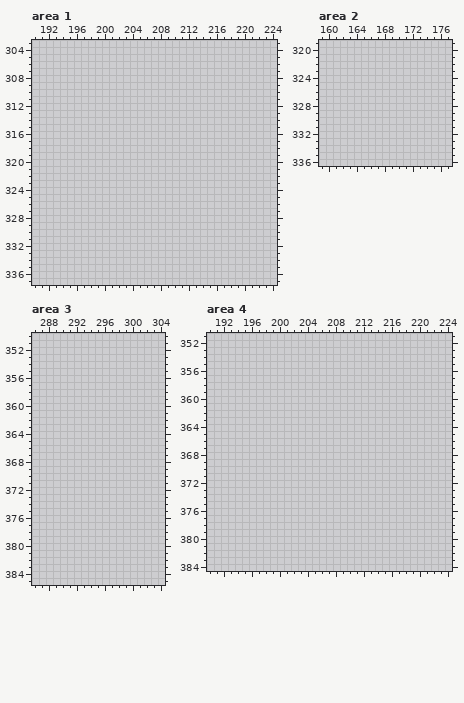
Two versions of one pixel-art file, src/concept/sprite/decor.aseprite. Above is the file before it was changed.
512x512 pixels, 1 frame. Colours within 5 levels of each other are drawn and written as one. Shown: area 1: x 190..224, y 303..337; area 2: x 159..177, y 319..336; area 3: x 286..304, y 350..385; area 4: x 190..224, y 351..384. The commit also changed other parts of the picture, which this record leaves out.
Palette (. is transparent): 
Once edited:
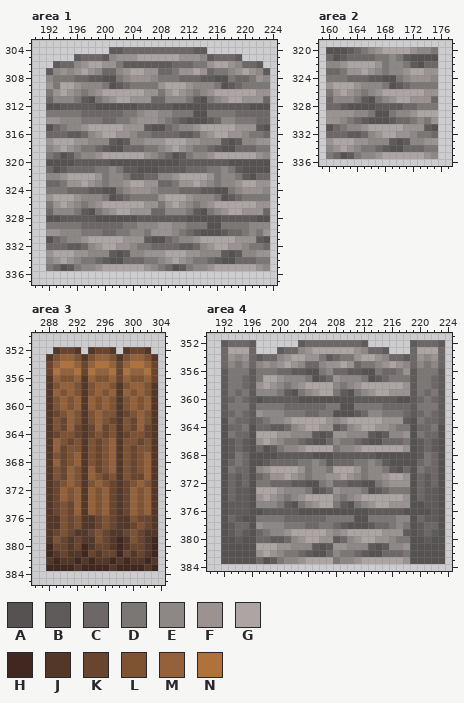
Colours new in this view: A #565252  B #605b5b  C #6d6867  D #7b7775  E #8d8786  F #9b9391  G #ada5a4  H #402820  J #533728  K #69452f  L #7d5334  M #94613a  N #b0723c
The edit:
Changed rows in their new state; - is an unchanged pixel.
Area 1, layer "Layer 1":
first column x 192:
304 ---------BBCCCCCCCCCCBB---------
305 ----BCCCBEFFFGGGGGGFFFEBCCCB----
306 -BCCEFGGFFDBBBBBBBCCCDDFGGFECCB-
307 BEFEFGFECCEFGGFFCCDFFGFCDDEFGFEB
308 EDDDCCBBAADEFFFEDDDCCCBBAADCCDFE
309 FDGGFEEEDABCDDDDFGGGFEEEDABCDDDD
310 DFGFEDEFGGGGGGFFDFGFEDEFGGGGGGFF
311 CEEEDBADEFGGFFFCCEEEDBADEFGGFFFC
312 AABBBBBAAAAAABBBBBAAAAABBBBBBAAA
313 DDDDDCCCCCCDDEFFEEDDDAADDDDCCCCC
314 FFEEEDDDCCDDEFFFEDCBAAABCEEDDDCC
315 ACDEEFGGGGGFFFBAACDEEFGGGGGFFFBA
316 CCCBBCEFGGFFEDDCCCCBBCEFGGFFEDDC
317 FGGGFFEEEBABEEFFFGGGFFEEEBABEEFF
318 EFGFEDDCBAACCCDDEFGFEDDCBAACCCDD
319 DCABDEEFGGGGGGFEDCABDEEFGGGGGGFE
320 AAAABBBBBAAAAAAAAAABBBBBBBAAAAAA
321 CABCCCCDDEDBBAAABBBBCCCDDEDBAAAA
322 EEFGGGGFDEEDBBCCEEFGGGGFDEEDBACC
323 CCDFFGFEDEEFGGFFCCDFFGFEDEEFGGFF
324 DDDCCCBBAADEFFFEDDDCCCBBAADEFFFE
325 FGGGFEEEDABCDDDDFGGGFEEEDABCDDDD
326 DFGFEDEFGGGGGGFFDFGFEDEFGGGGGGFF
327 CEEEDBADEFGGFFFCCEEEDBADEFGGFFFC
328 AABBBBBAAAAAABBBBBBBAAAAABBBBBAA
329 DDDDDCCCCCCDDEEEFFEEDDDAADDDDEEE
330 FFEEEDDDCCDDEEDFFFEDCBAAABCCDEDF
331 ACDEEFGGGGGFFFBAACDEEFGGGGGFFFBA
332 CCCBBCEFGGFFEDDCCCCBBCEFGGFFEDDC
333 FGGGFFEEEBABEEFFFGGGFFEEEBABEEFF
334 EFGFEDDCBAACCCDDEFGFEDDCBAACCCDD
335 DCABDEEFGGGGGGFEDCABDEEFGGGGGGFE
Area 2, layer "Layer 1":
first column x 160:
320 AAABCDEFGGGGFEED
321 CABCCCCDDEDBAAAA
322 EEFGGGGFDEEDBACC
323 CCDFFGFEDEEFGGFF
324 DDDCCCBBAADEFFFE
325 FGGGFEEEDABCDDDD
326 DFGFEDEFGGGGGGFF
327 CEEEDBADEFGGFFFC
328 CCBAAAABBBBCCDDD
329 FFFFEEDAADEEFGGG
330 FFEDCBAAABCCDEDF
331 ACDEEFGGGGGFFFBA
332 CCCBBCEFGGFFEDDC
333 FGGGFFEEEBABEEFF
334 EFGFEDDCBAACCCDD
335 DCABDEEFGGGGGGFE
Area 3, layer "Layer 1":
first column x 288:
352 -JKKJ-JKKJ-JKKJ-
353 JLMMLJLMMLJLMMLJ
354 KMNNMKMNNMKMNNMK
355 KNMMNKNMMNKNMMNK
356 JMLLMJMLLMKMLLMK
357 JLMMLJLMMLJLMMLJ
358 JMLMLJLMLMJMLMLJ
359 JLMLMJMLMLJLMLMJ
360 JLMLMJMLMLJLMLMJ
361 JKLMLJLMLLJKLMLJ
362 JLKMLJLMLKJLKMLJ
363 JLKMKJKMKLJLKMKJ
364 JKLLKJKLKLJKLLKJ
365 JMLKLJLKLMJLLKLJ
366 JMKLLJLKLMJLKLLJ
367 JLKLMJLKLMJLKLMJ
368 JMKLMJLKLMJLKLMJ
369 JLKMLJMKLMJLKLMJ
370 JLKMLJMLKLJLKKMJ
371 JKLMLJLMLKJKLMLJ
372 JKMLMJMLMKJKMLMJ
373 JKMLMJMLMKJKMLMJ
374 JKLKMJMLMKJKMLMJ
375 JKLKMJMLMKJKMLMJ
376 JJLKLJJKLKJJLKKJ
377 JJLKLJJKLKJJKLKJ
378 JKLKJJKLKJJKLKJJ
379 JLKJKJJLKJHJLKJH
380 HKKJKHJKKJHJKKJH
381 HJKJJHKJKKHKJKJH
382 JHJJHJHJJHJHJJHJ
383 HHHHJHHHHJHHHHJH
Area 4, layer "Layer 1":
first column x 192:
352 BCCCB------BCCCCCCCCB------BCCCB
353 CGGGC---BCCEFGGGGGGFECCB---CGGGC
354 CFEFCBCCEFGGFFDBCDDFGGFECCBCFEFC
355 CEDECEFEFGFECCEFFGFCDDEFGFECEDEC
356 BDDDBDDDCCBBAADECCBBAADCCDFBDDDB
357 BDDCBDGGFEEEDABCFEEEDABCDDDBDDCB
358 BDDCBFGFEDEFGGGGEDEFGGGGGGFBDDCB
359 BDCDBEEEDBADEFGGDBADEFGGFFFBDCDB
360 BCDCBABBBBBAAAAAAAABBBBBBAABCDCB
361 BDDDBDDDDCCCCCCDDAADDDDCCCCBDDDB
362 BCDCBFEEEDDDCCDDAAABCEEDDDCBCDCB
363 ADCCBCDEEFGGGGGFEFGGGGGFFFBADCCB
364 ACCDACCBBCEFGGFFBCEFGGFFEDDACCDA
365 ADCCAGGGFFEEEBABFFEEEBABEEFADCCA
366 ABCBAFGFEDDCBAACEDDCBAACCCDABCBA
367 ABCBACABDEEFGGGGDEEFGGGGGGFABCBA
368 ABDCAAAABBBBBAAABBBBBBAAAAAABDCA
369 ACDCAABCCCCDDEDBCCCDDEDBAAAACDCA
370 ADCCAEFGGGGFDEEDGGGFDEEDBACADCCA
371 ACBCACDFFGFEDEEFFGFEDEEFGGFACBCA
372 ACBCADDCCCBBAADECCBBAADEFFFACBCA
373 ACBBAGGGFEEEDABCFEEEDABCDDDACBBA
374 ACBBAFGFEDEFGGGGEDEFGGGGGGFACBBA
375 ABBBAEEEDBADEFGGDBADEFGGFFFAABBA
376 ABBBAABBBBBAAAAAAAAAABBBBBAAAABA
377 ACBAADDDDCCCCCCDDDDAADDDDEEACBBA
378 ABCCAFEEEDDDCCDDCBAAABCCDEDABCCA
379 ABCBACDEEFGGGGGFEFGGGGGFFFBABCBA
380 AABAACCBBCEFGGFFBCEFGGFFEDDAABAA
381 AAAAAGGGFFEEEBABFFEEEBABEEFAAAAA
382 AAAAAFGFEDDCBAACEDDCBAACCCDAAAAA
383 AAAAACABDEEFGGGGDEEFGGGGGGFAAAAA
Changed places in both pictures, as pixel boxes (x1, y1, x2, y2):
added: (46, 47, 270, 271)
added: (326, 47, 438, 159)
added: (46, 347, 158, 571)
added: (221, 340, 445, 564)
